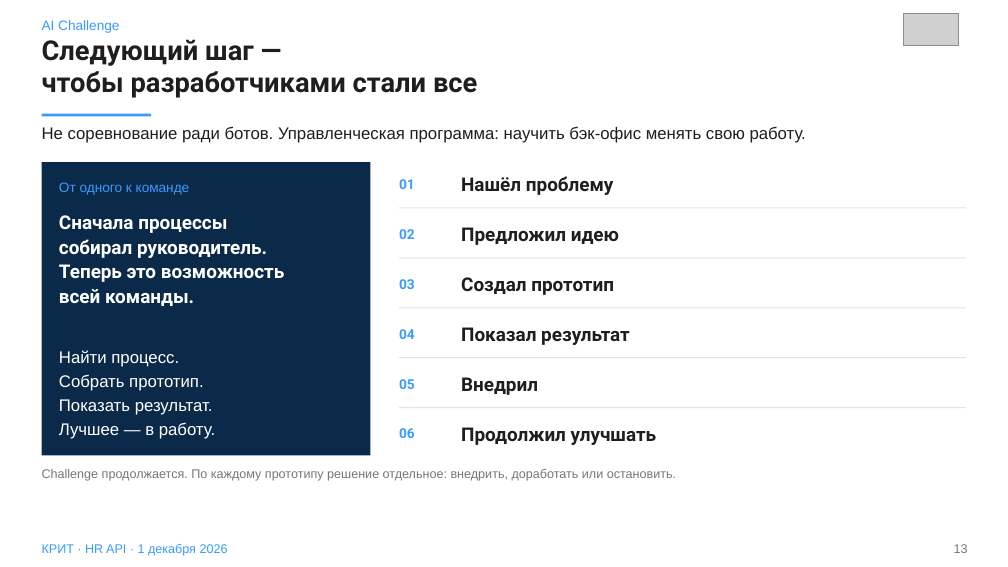
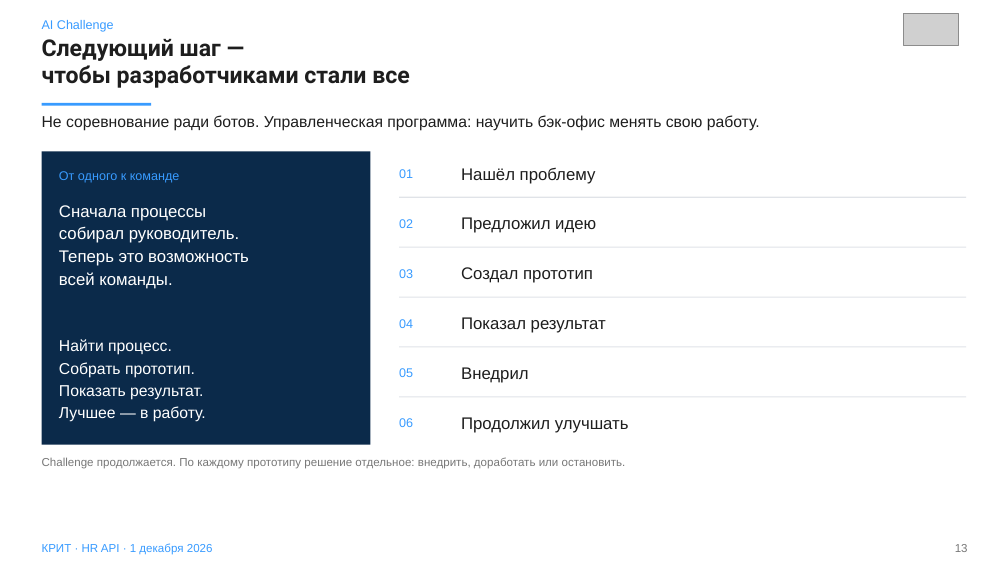
Before and after one commit to Nikisheva/html_krit, a slide deck: slide 13 of HR_API_KRIT_Nikisheva_2026.pptx. Drawn at 1008x567 pixels with LibreOffice and Linux fonts; fonts in the diff are those of the drawing; grey boxes stand for pictures. Boxes give left, top, right and bottom in pixels: in the first picture for what was removed or moved away, otherwise in the second. Text is boxed around its words. In the diff, an @@ line names an element or a change of style, - is before the commit and + after.

```diff
--- a/HR_API_KRIT_Nikisheva_2026.pptx
+++ b/HR_API_KRIT_Nikisheva_2026.pptx
@@ text "AI Challenge" at (42, 20, 114, 32): size 13 to 12 pt @@
@@ text "Следующий шаг —" at (42, 39, 410, 88): size 26 to 22 pt @@
@@ text "Не соревнование ради ботов. Управленческая ..." at (42, 115, 760, 131): size 16 to 15 pt @@
@@ text "От одного к команде" at (59, 171, 180, 183): size 13 to 12 pt @@
@@ text "Сначала процессы" at (59, 205, 249, 289): size 18 to 16 pt, font Roboto to Arial, bold off; line spacing 1.08 to 1.12 @@
@@ text "Найти процесс." at (59, 339, 206, 422): size 16 to 15 pt @@
@@ 17 texts, 7 rectangles: place and size @@
-17 texts, 7 rectangles at (42, 113, 966, 481)
+17 texts, 7 rectangles at (42, 103, 966, 469)
@@ size 13 to 12 pt, font Roboto to Arial, bold off in 6 elements at (399, 169, 413, 178), (399, 219, 413, 228), (399, 269, 413, 278), (399, 319, 413, 328), (399, 368, 413, 377), (399, 418, 413, 427) @@
@@ size 18 to 16 pt, font Roboto to Arial, bold off in 6 elements at (461, 217, 596, 233), (461, 167, 596, 184), (461, 267, 593, 283), (461, 317, 606, 333), (461, 367, 529, 383), (461, 417, 629, 433) @@
@@ size 12 to 11 pt in 3 elements at (42, 543, 213, 555), (955, 544, 968, 552), (42, 457, 626, 469) @@
```
Also in this commit, not shown: 13 other slides changed, 3 other files.
